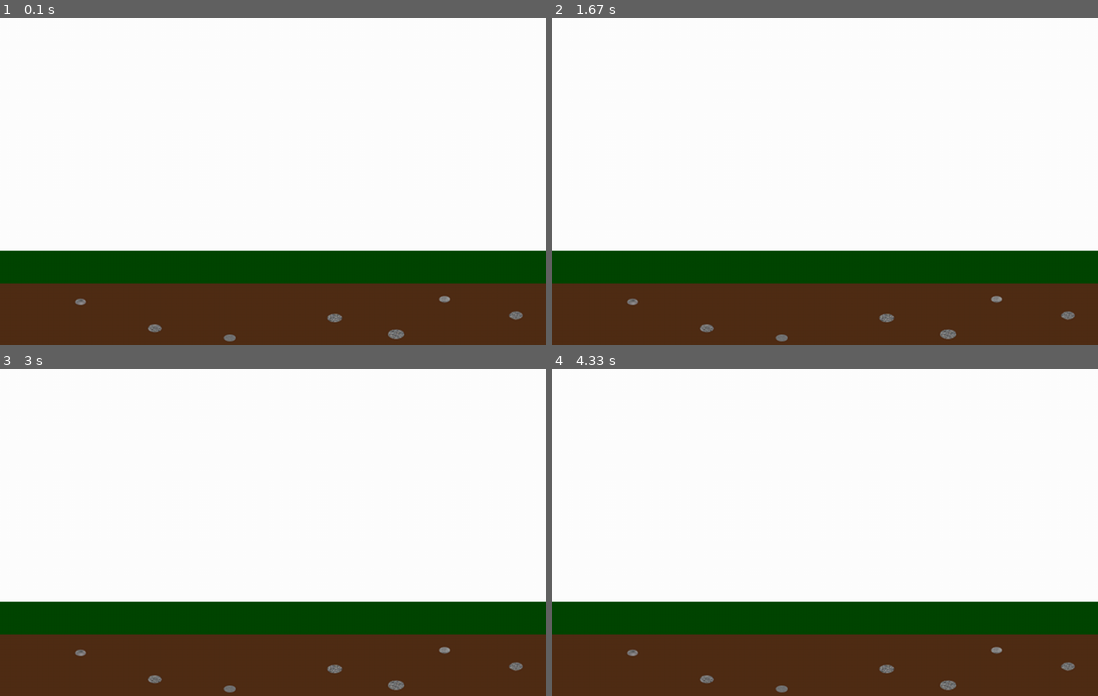
Above: before the commit, frames 1-4 (two rows, left to right).
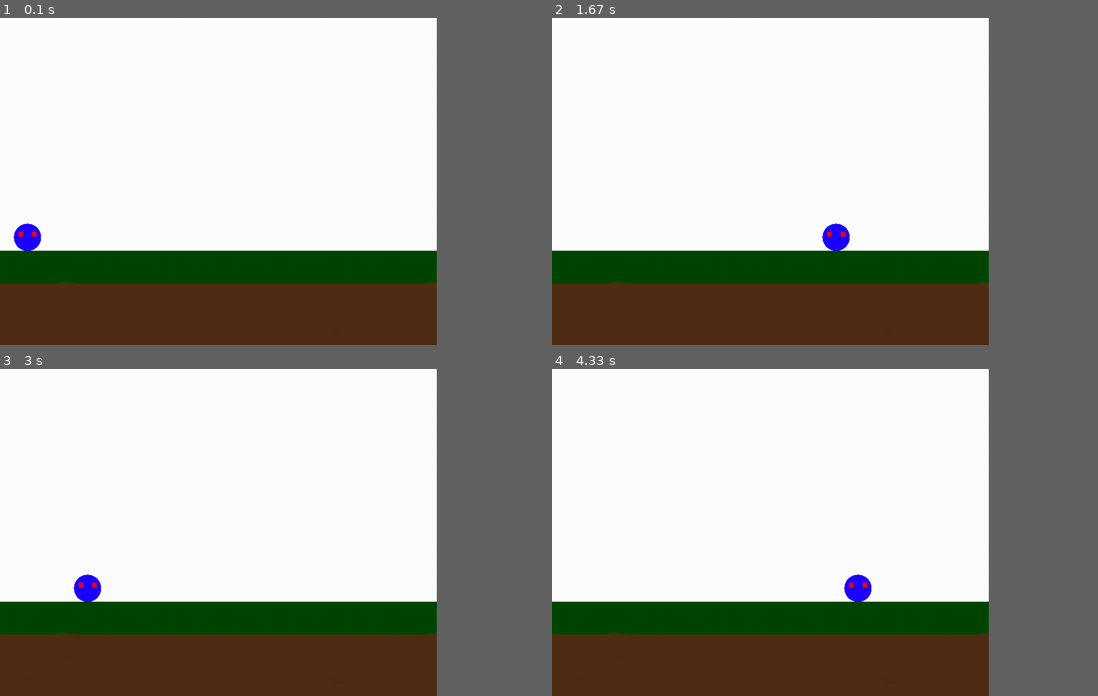
Above: after the commit, the same moments.

Repository: Oussecg/Pygame
Game: pygame game, started from main.py
Same seed, same stepped clock (60 frames per second), same inputs: the game is played once before the commit and once after it.
Inputs:
- Up to frame 1 (0.1 s): no input
- Up to frame 2 (1.67 s): no input
- Up to frame 3 (3 s): no input
- Up to frame 4 (4.33 s): no input
In our replay, the window is 900x540 before the commit and 720x540 after it. These sizes can differ from the game's own. Grey fills any space a smaller window leaves; there, only what the larger window draws over its background counts as a difference.

The runs differ from the first frame. In frame 1, 6.4% of the frame differs, in the area x 2-100%, y 62-100%; in frame 2, 6.4%; in frame 3, 6.4%; in frame 4, 6.4%.

Commit message:
We make the player move horizentally

Diff:
--- /dev/null
+++ b/game.py
@@ -0,0 +1,12 @@
+import pygame
+from player import Player
+
+class Game:
+    def __init__(self):
+        self.screen = pygame.display.set_mode((800, 600))
+        self.background = pygame.image.load('assets/background.png')
+        self.background_rect = self.background.get_rect()
+        self.background_rect.x = 0
+        self.background_rect.y = pygame.display.get_surface().get_height() - self.background.get_height() // 2
+        self.player = Player(self.background)
+        self.clock = pygame.time.Clock()
--- a/main.py
+++ b/main.py
@@ -1,28 +1,32 @@
 import pygame
+from game import Game
+
+game = Game()
 
 # pygame setup
 pygame.init()
-screen = pygame.display.set_mode((1000, 600))
-clock = pygame.time.Clock()
-background = pygame.image.load('assets/background.png')
+
 running = True
 
 while running:
     # poll for events
+
     # pygame.QUIT event means the user clicked X to close your window
     for event in pygame.event.get():
         if event.type == pygame.QUIT:
             running = False
 
     # fill the screen with a color to wipe away anything from last frame
-    screen.fill("white")
+    game.screen.fill("white")
 
     # RENDER YOUR GAME HERE
-    screen.blit(background, (0, pygame.display.get_surface().get_height() - background.get_height() // 2))
+    game.screen.blit(game.background, (game.background_rect.x, game.background_rect.y ))
+    game.screen.blit(game.player.img, (game.player.rect.x, game.player.rect.y))
+    game.player.move()
 
     # flip() the display to put your work on screen
     pygame.display.flip()
 
-    clock.tick(60)  # limits FPS to 60
+    game.clock.tick(60)  # limits FPS to 60
 
 pygame.quit()
--- /dev/null
+++ b/player.py
@@ -0,0 +1,19 @@
+import pygame
+
+class Player(pygame.sprite.Sprite):
+    def __init__(self, background):
+        super().__init__()
+        self.background = background
+        self.img = pygame.image.load('assets/sprite.png')
+        self.img = pygame.transform.scale(self.img, (50, 50))
+        self.rect = self.img.get_rect()
+        self.rect.x = 0
+        self.rect.y = pygame.display.get_surface().get_height() - ((self.background.get_height() // 2) + self.img.get_height())
+        self.speed_x = 5
+        self.speed_y = 5
+
+    def move(self):
+        if self.rect.x + self.img.get_width() <= pygame.display.get_surface().get_width():
+            self.rect.x += self.speed_x
+        else:
+            self.rect.x = 0
Binary file changed: assets/background.png
Binary file added: assets/sprite.png
